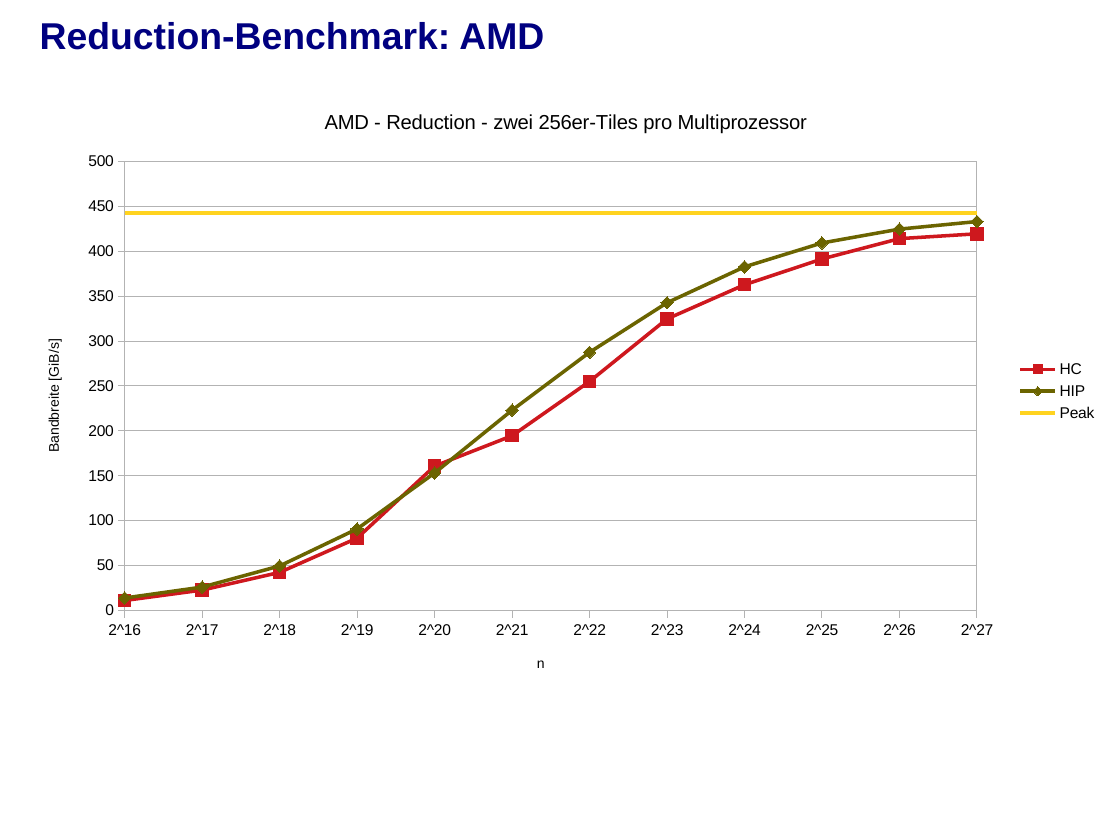
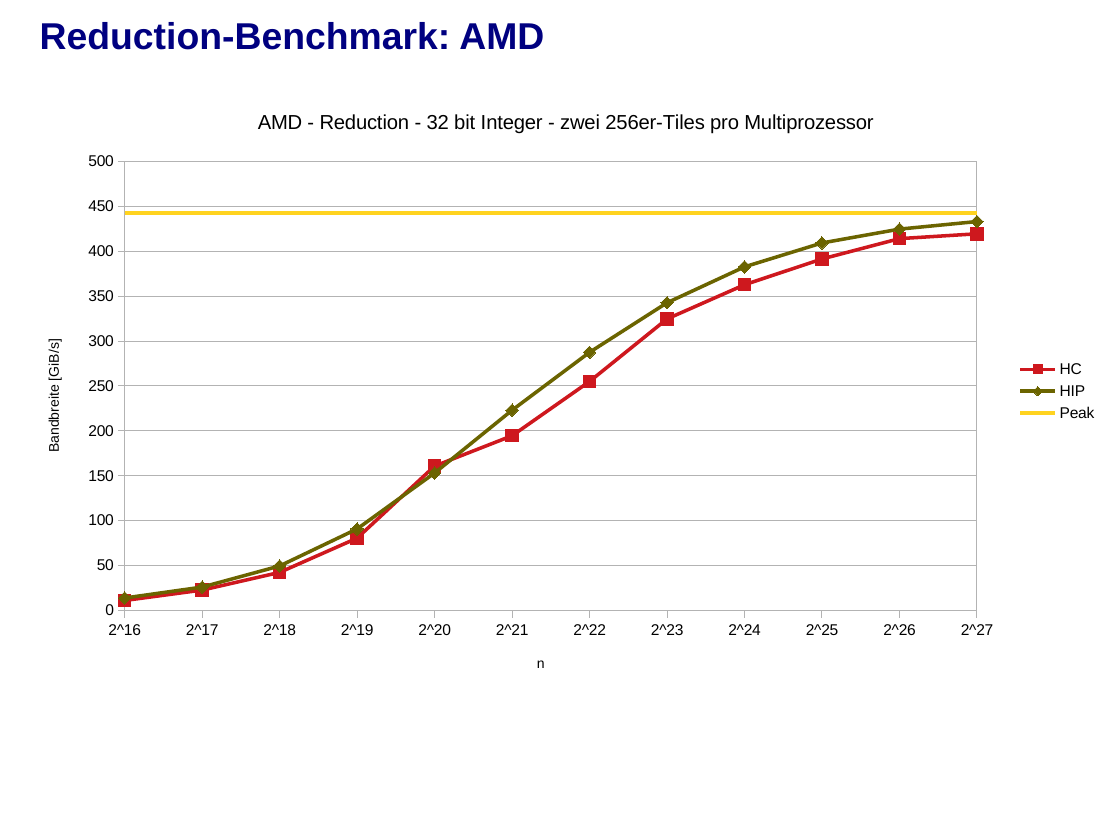
Before and after one commit to j-stephan/fpg, a slide deck: slide 37 of presentation/presentation.odp. Drawn at 1120x840 pixels with LibreOffice and Linux fonts; fonts in the diff are those of the drawing; background and template pictures are left out. Boxes give left, top, right and bottom in pixels: in the first picture for what was removed or moved away, otherwise in the second. Text is boxed around its words. In the diff, an @@ line names an element or a change of style, - is before the commit and + after.

```diff
--- a/presentation/presentation.odp
+++ b/presentation/presentation.odp
@@ line chart at (x1=22, y1=88, x2=1109, y2=694) @@
@@ title "AMD - Reduction - zwei 256er-Tiles pro Multiprozessor" to "AMD - Reduction - 32 bit Integer - zwei 256er-Tiles pro Multiprozessor" @@
```
Also in this commit, not shown: 1 other slide changed, 1 other file.
